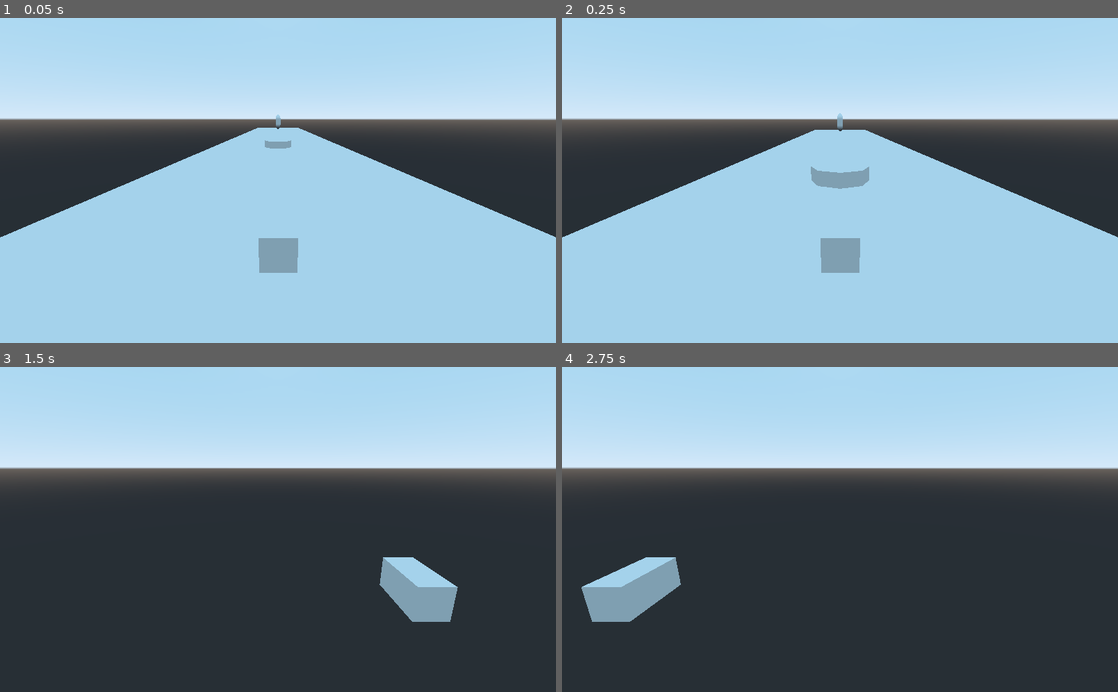
Above: before the commit, frames 1-4 (two rows, left to right).
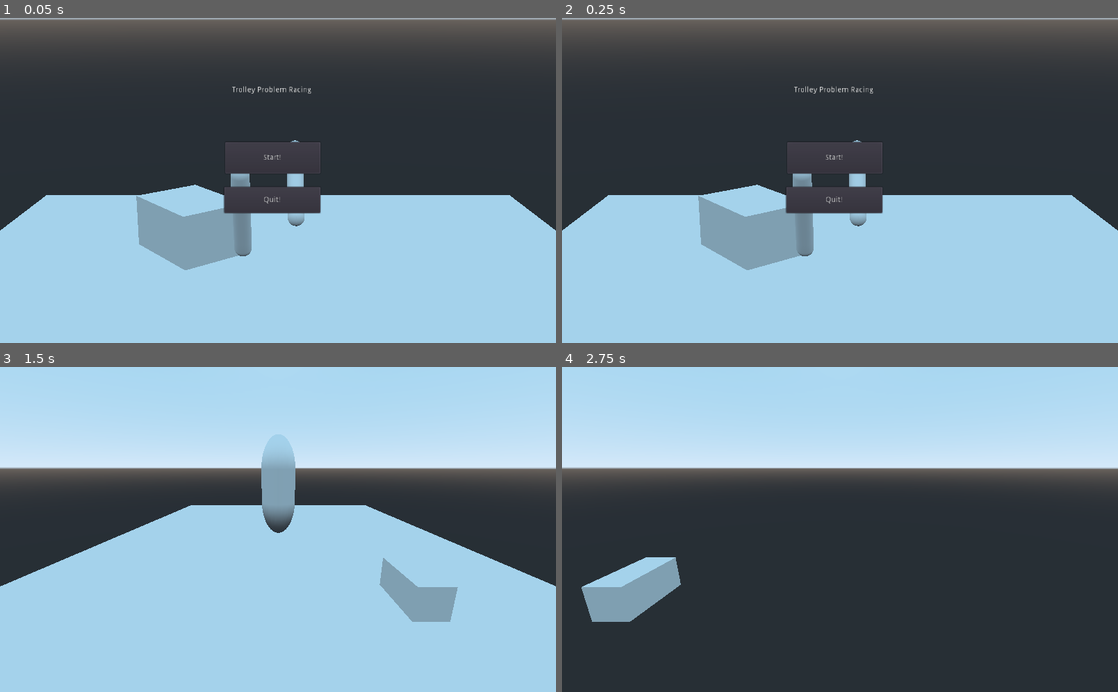
Above: after the commit, the same moments.

Repository: vtlanglois/c220gamejam
Game: Godot game, scene res://Menu/StartMenu.tscn
Two runs of this game, one before a commit and one after it. Both use one fixed random seed, a clock stepped at 60 frames per second and the inputs below. Before the commit the project starts from res://Game.tscn.
Inputs (mouse positions are in pixels of both pictures, inside the frame that each line leads up to):
- Up to frame 1 (0.05 s): no input
- Up to frame 2 (0.25 s): no input
- Up to frame 3 (1.5 s): click (272, 506) at 0.5 s, where only the run after the commit has a clickable "Start!"; hold D (right) from 1.28 s (still down)
- Up to frame 4 (2.75 s): tap Enter at 2 s; release D (right) at 2.03 s; hold A (left) from 2.03 s (still down)

The runs differ from the first frame. In frame 1, 48% of the frame differs, in the area x 0-100%, y 0-79%; in frame 2, 48%; in frame 3, 48%; in frame 4, nothing differs.

Commit message:
added basic start screen

Diff:
--- a/Game.tscn
+++ b/Game.tscn
@@ -18,7 +18,7 @@
 far = 76.2
 
 [node name="Wrench" parent="." instance=ExtResource( 3 )]
-transform = Transform( 1, 1.04386e-10, -2.91038e-11, -1.05516e-11, 1, 0, 0, 1.16415e-10, 1, 0.00604392, 0.0230929, -44.1922 )
+transform = Transform( 1, 1.62579e-10, -4.36557e-11, -1.05516e-11, 1, 0, 0, 1.74623e-10, 1, 0.00604392, 0.0230929, -44.1922 )
 
 [node name="sWalker1" parent="." instance=ExtResource( 3 )]
 transform = Transform( 1, 4.53589e-10, -1.16415e-10, -1.05516e-11, 1, 0, 0, 4.65661e-10, 1, 0.00629691, 0.0240596, -46.0421 )
--- /dev/null
+++ b/Menu/StartMenu.gd
@@ -0,0 +1,21 @@
+extends Spatial
+
+
+# Declare member variables here. Examples:
+# var a = 2
+# var b = "text"
+
+
+# Called when the node enters the scene tree for the first time.
+func _ready():
+	pass # Replace with function body.
+
+
+
+
+func _on_Button_pressed():
+	get_tree().change_scene("res://Game.tscn")
+
+
+func _on_Button2_pressed():
+	get_tree().quit()
--- /dev/null
+++ b/Menu/StartMenu.tscn
@@ -0,0 +1,73 @@
+[gd_scene load_steps=4 format=2]
+
+[ext_resource path="res://Menu/StartMenu.gd" type="Script" id=1]
+
+[sub_resource type="PlaneMesh" id=1]
+
+[sub_resource type="CapsuleMesh" id=2]
+radius = 0.025
+mid_height = 0.25
+
+[node name="StartMenu" type="Spatial"]
+script = ExtResource( 1 )
+
+[node name="MeshInstance" type="MeshInstance" parent="."]
+mesh = SubResource( 1 )
+material/0 = null
+
+[node name="Control" type="Control" parent="."]
+margin_right = 40.0
+margin_bottom = 40.0
+__meta__ = {
+"_edit_use_anchors_": false
+}
+
+[node name="Label" type="Label" parent="Control"]
+margin_left = 341.079
+margin_top = 126.018
+margin_right = 660.079
+margin_bottom = 252.018
+text = "Trolley Problem Racing"
+align = 1
+__meta__ = {
+"_edit_use_anchors_": false
+}
+
+[node name="Button" type="Button" parent="Control"]
+margin_left = 415.321
+margin_top = 228.881
+margin_right = 590.321
+margin_bottom = 286.881
+text = "Start!"
+__meta__ = {
+"_edit_use_anchors_": false
+}
+
+[node name="Button2" type="Button" parent="Control"]
+margin_left = 413.254
+margin_top = 312.46
+margin_right = 590.254
+margin_bottom = 360.46
+text = "Quit!"
+
+[node name="Camera" type="Camera" parent="."]
+transform = Transform( 1, 0, 0, 0, 0.969304, 0.245866, 0, -0.245866, 0.969304, 0, 0.741451, 1.6709 )
+current = true
+fov = 28.5
+
+[node name="CSGBox" type="CSGBox" parent="."]
+transform = Transform( -0.631475, 0, 0.775397, 0, 1, 0, -0.775397, 0, -0.631475, -0.286656, 0.0826597, -0.331139 )
+width = 0.299
+height = 0.175
+depth = 0.229
+
+[node name="CSGMesh" type="CSGMesh" parent="."]
+transform = Transform( 1, 0, 0, 0, -0.362503, -0.931983, 0, 0.931983, -0.362503, -0.0991545, 0.225868, 0 )
+mesh = SubResource( 2 )
+
+[node name="CSGMesh2" type="CSGMesh" parent="."]
+transform = Transform( 1, 0, 0, 0, -0.737183, 0.675693, 0, -0.675693, -0.737183, 0.0532053, 0.260076, -0.21118 )
+mesh = SubResource( 2 )
+
+[connection signal="pressed" from="Control/Button" to="." method="_on_Button_pressed"]
+[connection signal="pressed" from="Control/Button2" to="." method="_on_Button2_pressed"]
--- a/project.godot
+++ b/project.godot
@@ -11,7 +11,7 @@
 [application]
 
 config/name="C 220 Gamejam"
-run/main_scene="res://Game.tscn"
+run/main_scene="res://Menu/StartMenu.tscn"
 config/icon="res://icon.png"
 
 [autoload]
